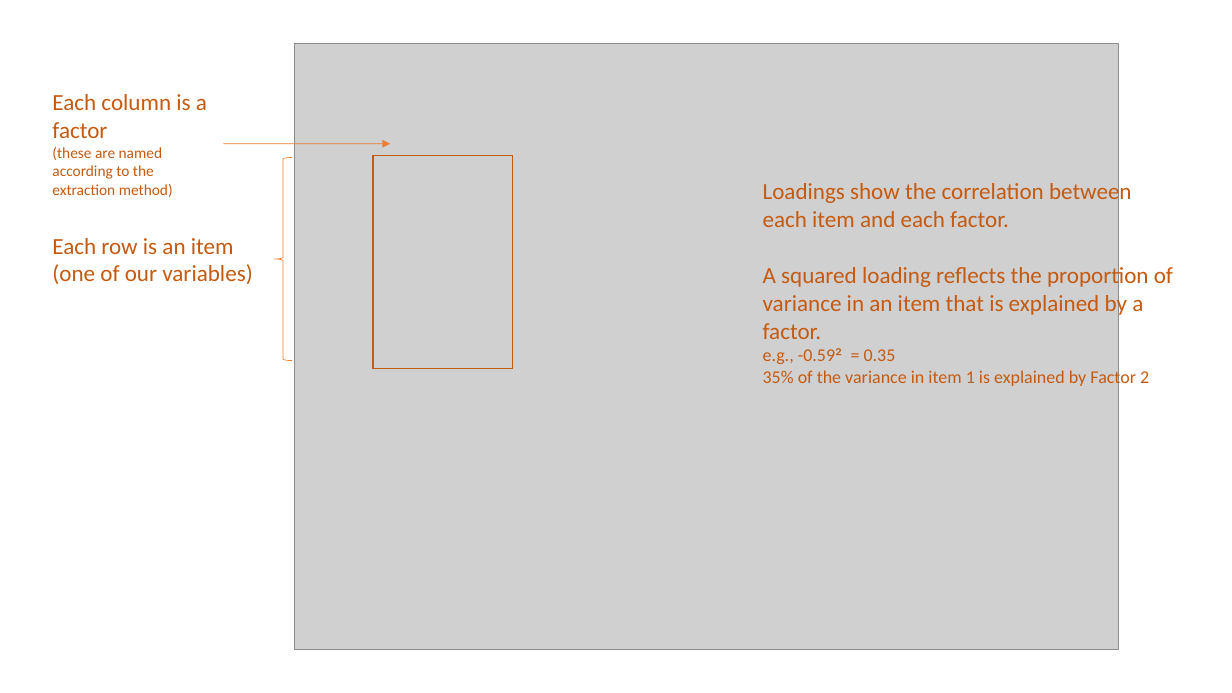
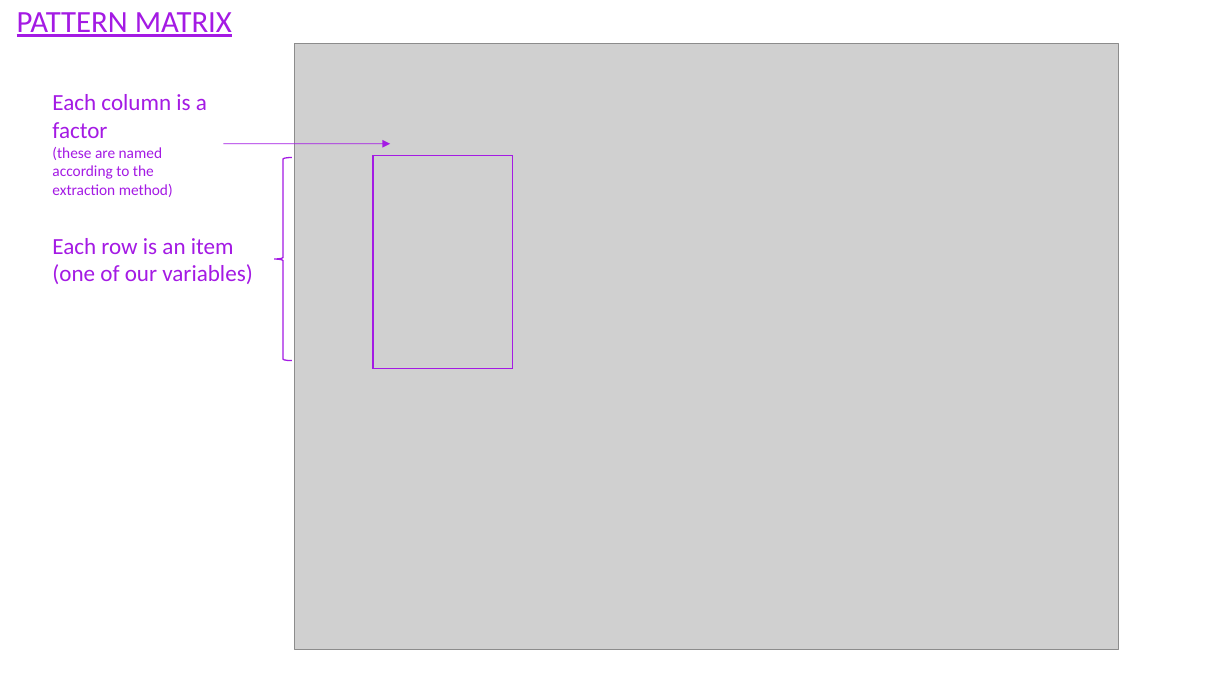
Before and after one commit to uoepsy/msmr, a slide deck: slide 1 of msmr_labs/images/efa_output.pptx. Drawn at 1232x693 pixels with LibreOffice and Linux fonts; fonts in the diff are those of the drawing; grey boxes stand for pictures. Boxes give left, top, right and bottom in pixels: in the first picture for what was removed or moved away, otherwise in the second. Text is boxed around its words. In the diff, an @@ line names an element or a change of style, - is before the commit and + after.

```diff
--- a/msmr_labs/images/efa_output.pptx
+++ b/msmr_labs/images/efa_output.pptx
@@ text added at [17,12,232,37], 24 pt, text #A41AE4, underline @@
+PATTERN MATRIX
@@ text "Each column is a factor ..." at [52,94,207,197]: text colour #C55A11 to #A41AE4 @@
@@ arrow (224, 144) - (390, 144): stroke #ED7D31 0.5 pt to #A41AE4 0.5 pt @@
@@ left brace at [274,158,292,361]: outline #ED7D31 0.5 pt to #A41AE4 1 pt @@
@@ rectangle at [373,155,513,369]: outline #C55A11 1 pt to #A41AE4 1 pt @@
@@ text removed at [763,179,1132,227] @@
-Loadings show the correlation between each item and each factor.
@@ text "Each row is an item ..." at [52,238,252,284]: text colour #C55A11 to #A41AE4 @@
@@ text removed at [763,264,1173,388] @@
-A squared loading reflects the proportion of variance in an item that is explained by a factor.
-e.g., -0.59² = 0.35
-35% of the variance in item 1 is explained by Factor 2
```
Also in this commit, not shown: 8 other slides changed, 4 slides added, 2 other files.
